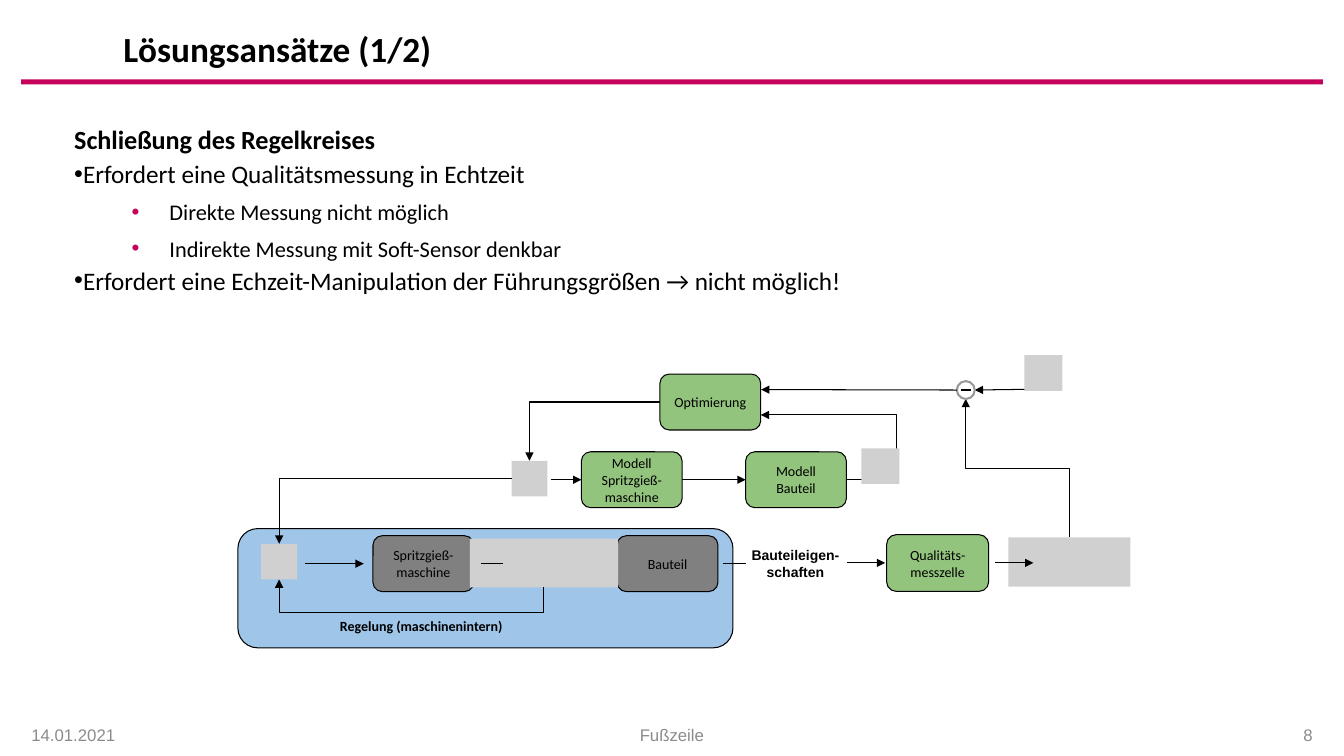
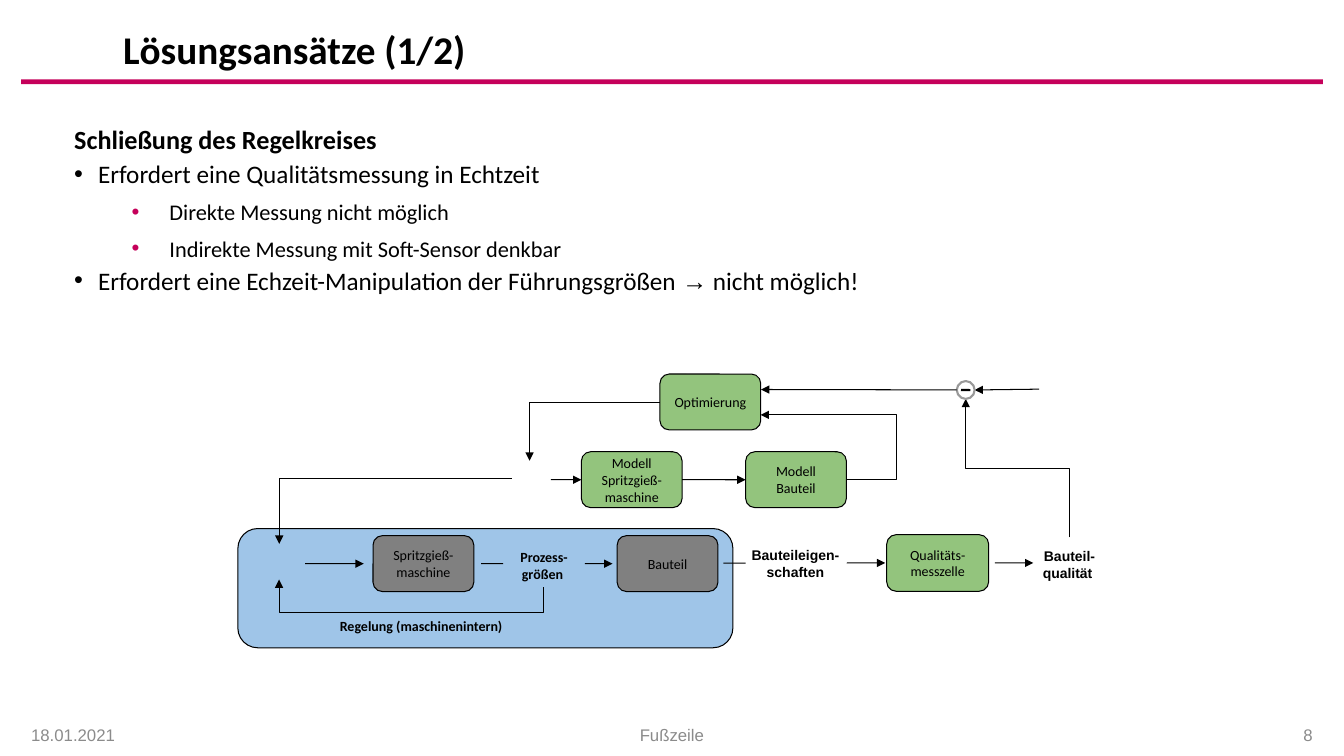
Before and after one commit to arehmer/DigitalTwinInjectionMoulding, a slide deck: slide 8 of Präsentationen/Kick-Off_Agenda.pptx. Drawn at 1344x756 pixels with LibreOffice and Linux fonts; fonts in the diff are those of the drawing; grey boxes stand for pictures; background and template pictures are left out. Boxes give left, top, right and bottom in pixels: in the first picture for what was removed or moved away, otherwise in the second. Text is boxed around its words. In the diff, an @@ line names an element or a change of style, - is before the commit and + after.

```diff
--- a/Präsentationen/Kick-Off_Agenda.pptx
+++ b/Präsentationen/Kick-Off_Agenda.pptx
@@ text "Lösungsansätze (1/2)" at <box>123,35,465,71</box>: size 25.2 to 28 pt @@
@@ text "Schließung des Regelkreises" at <box>74,130,859,295</box>: font Calibri to Arial in "→"; indent changed @@
@@ group added at <box>481,389,1095,582</box>: 7 freeform shapes, 2 texts @@
+Prozess-
+größen
+Bauteil-
+qualität
@@ group removed at <box>261,355,1130,587</box>: 6 pictures, 4 arrows, 2 lines @@
@@ elbow arrow (1070, 537) - (966, 399): route changed @@
@@ outline #000000 0.75 pt to #000000 0.74 pt in 7 elements at <box>660,374,761,430</box>, <box>373,535,474,591</box>, <box>617,535,718,591</box>, <box>582,452,683,507</box>, <box>746,452,847,507</box>, <box>887,534,989,591</box>, <box>238,528,733,647</box> @@
@@ elbow arrow (544, 588) - (279, 580): route changed @@
@@ text at <box>31,729,115,741</box>: text changed; text colour #8C8C8C to #8B8B8B @@
-14.01.2021
+18.01.2021
```
Also in this commit, not shown: 23 other slides changed, 1 slide added, 1 slide removed, 1 other file.
